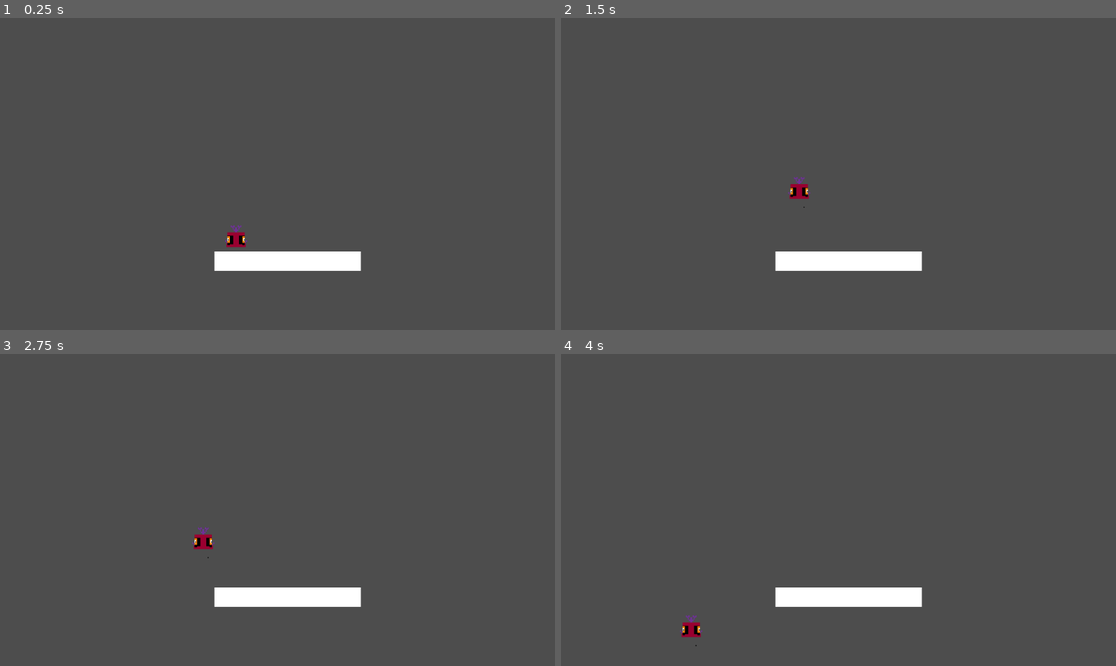
Above: before the commit, frames 1-4 (two rows, left to right).
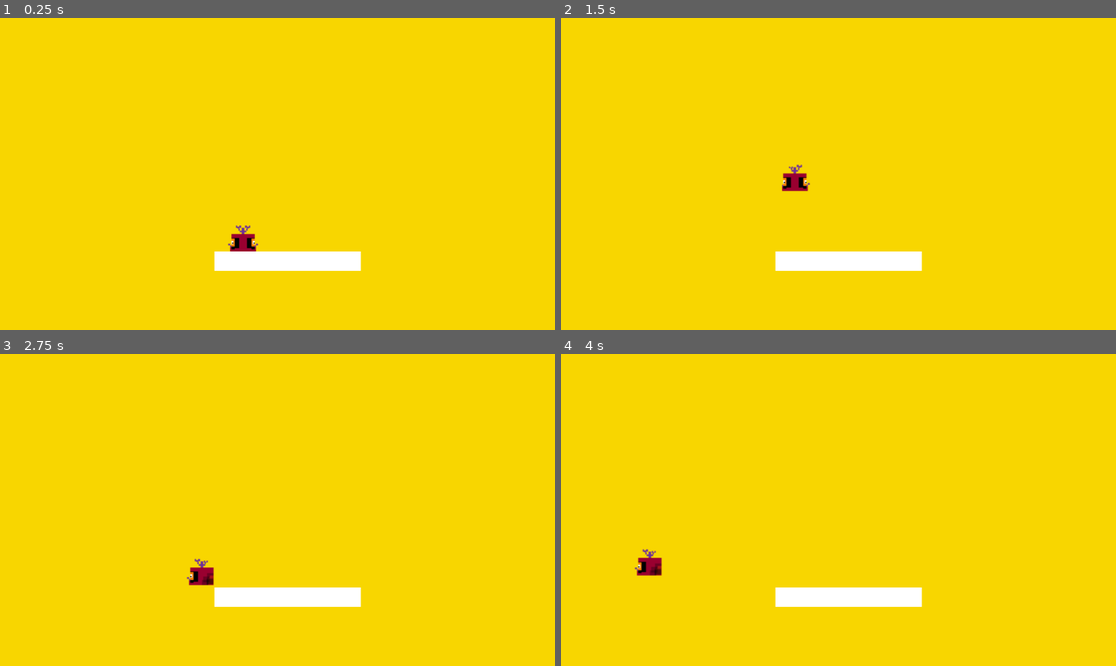
Above: after the commit, the same moments.

Repository: KimHana1/tarea-2-bichito-que-se-mueve
Game: Godot game, scene res://escenas/main.tscn
Two runs of this game, one before a commit and one after it. Both use one fixed random seed, a clock stepped at 60 frames per second and the inputs below. The project has no main scene, so this scene is started directly.
Inputs:
- Up to frame 1 (0.25 s): no input
- Up to frame 2 (1.5 s): tap D (der) at 0.6 s; tap W (enter) at 0.8, 1.35 s
- Up to frame 3 (2.75 s): tap D (der) at 1.55, 2.1 s; hold A (izq) from 2.03 s (still down); tap W (enter) at 2.3 s
- Up to frame 4 (4 s): release A (izq) at 2.78 s; tap W (enter) at 2.85, 3.8 s; tap D (der) at 3.05, 3.6 s

The runs differ from the first frame. In frame 1, 98% of the frame differs, in the area x 0-100%, y 0-100%; in frame 2, 98%; in frame 3, 98%; in frame 4, 98%.

Commit message:
animacion

Diff:
--- a/escenas/main.tscn
+++ b/escenas/main.tscn
@@ -5,8 +5,13 @@
 
 [node name="main" type="Node2D"]
 
+[node name="ColorRect" type="ColorRect" parent="."]
+offset_right = 1162.0
+offset_bottom = 666.0
+color = Color(0.971153, 0.837526, 0, 1)
+
 [node name="CharacterBody2D" parent="." instance=ExtResource("1_0xm2m")]
-position = Vector2(488, 457)
+position = Vector2(500, 453)
 
 [node name="StaticBody2D" parent="." instance=ExtResource("2_h2yge")]
 position = Vector2(445, 485)
--- a/escenas/player.tscn
+++ b/escenas/player.tscn
@@ -1,22 +1,98 @@
-[gd_scene load_steps=4 format=3 uid="uid://y20ivuwww5w4"]
+[gd_scene load_steps=14 format=3 uid="uid://y20ivuwww5w4"]
 
 [ext_resource type="Script" uid="uid://bu0stnvgojds4" path="res://scripts/character_body_2d.gd" id="1_kkt6c"]
-[ext_resource type="Texture2D" uid="uid://byrghx32tbbyy" path="res://assets/player/1.png" id="2_j7xnp"]
+[ext_resource type="Texture2D" uid="uid://c1sjrj11sxcpf" path="res://assets/Diseño sin título.png" id="2_t3yu4"]
+[ext_resource type="Texture2D" uid="uid://cspv7rfe0k75y" path="res://assets/D.png" id="3_k4kro"]
+[ext_resource type="Texture2D" uid="uid://bxjo41wllwca8" path="res://assets/i.png" id="4_6nxto"]
 
 [sub_resource type="CapsuleShape2D" id="CapsuleShape2D_hqtel"]
 radius = 24.0
-height = 82.0
+height = 100.798
+
+[sub_resource type="AtlasTexture" id="AtlasTexture_t3yu4"]
+atlas = ExtResource("2_t3yu4")
+region = Rect2(100, 0, 100, 100)
+
+[sub_resource type="AtlasTexture" id="AtlasTexture_r4hsq"]
+atlas = ExtResource("2_t3yu4")
+region = Rect2(0, 0, 100, 100)
+
+[sub_resource type="AtlasTexture" id="AtlasTexture_sacnx"]
+atlas = ExtResource("2_t3yu4")
+region = Rect2(200, 0, 100, 100)
+
+[sub_resource type="AtlasTexture" id="AtlasTexture_g1ak7"]
+atlas = ExtResource("3_k4kro")
+region = Rect2(0, 95, 100, 95)
+
+[sub_resource type="AtlasTexture" id="AtlasTexture_gd0y7"]
+atlas = ExtResource("3_k4kro")
+region = Rect2(100, 95, 100, 95)
+
+[sub_resource type="AtlasTexture" id="AtlasTexture_w7fad"]
+atlas = ExtResource("4_6nxto")
+region = Rect2(0, 95, 100, 95)
+
+[sub_resource type="AtlasTexture" id="AtlasTexture_n2wyw"]
+atlas = ExtResource("4_6nxto")
+region = Rect2(100, 95, 100, 95)
+
+[sub_resource type="SpriteFrames" id="SpriteFrames_rbrud"]
+animations = [{
+"frames": [{
+"duration": 1.0,
+"texture": SubResource("AtlasTexture_t3yu4")
+}, {
+"duration": 1.0,
+"texture": SubResource("AtlasTexture_r4hsq")
+}, {
+"duration": 1.0,
+"texture": SubResource("AtlasTexture_sacnx")
+}],
+"loop": true,
+"name": &"idle",
+"speed": 5.0
+}, {
+"frames": [{
+"duration": 1.0,
+"texture": SubResource("AtlasTexture_g1ak7")
+}, {
+"duration": 1.0,
+"texture": SubResource("AtlasTexture_gd0y7")
+}],
+"loop": true,
+"name": &"wd",
+"speed": 5.0
+}, {
+"frames": [{
+"duration": 1.0,
+"texture": SubResource("AtlasTexture_w7fad")
+}, {
+"duration": 1.0,
+"texture": SubResource("AtlasTexture_n2wyw")
+}],
+"loop": true,
+"name": &"wi",
+"speed": 5.0
+}]
 
 [node name="CharacterBody2D" type="CharacterBody2D"]
+position = Vector2(-2, 16)
 script = ExtResource("1_kkt6c")
+velocidad = 300
+salto = -380
+gravedad = 866
 metadata/_edit_group_ = true
-
-[node name="Sprite2D" type="Sprite2D" parent="."]
-position = Vector2(1, 2)
-scale = Vector2(1, 0.98)
-texture = ExtResource("2_j7xnp")
+metadata/_edit_horizontal_guides_ = [-16.0, 26.0]
+metadata/_edit_vertical_guides_ = [-31.0, 17.0, -25.0]
 
 [node name="CollisionShape2D" type="CollisionShape2D" parent="."]
-position = Vector2(1, -15)
-scale = Vector2(1.11955, 0.9143)
+position = Vector2(-2, -4)
+scale = Vector2(1.51955, 0.7143)
 shape = SubResource("CapsuleShape2D_hqtel")
+
+[node name="AnimatedSprite2D" type="AnimatedSprite2D" parent="."]
+position = Vector2(4, -4)
+scale = Vector2(0.996366, 0.871742)
+sprite_frames = SubResource("SpriteFrames_rbrud")
+animation = &"wi"
--- /dev/null
+++ b/piso movilxtscn.tscn
@@ -0,0 +1,15 @@
+[gd_scene load_steps=2 format=3 uid="uid://di4ntm046ecbv"]
+
+[sub_resource type="RectangleShape2D" id="RectangleShape2D_u31cm"]
+size = Vector2(47, 43)
+
+[node name="AnimatableBody2D" type="AnimatableBody2D"]
+
+[node name="CollisionShape2D" type="CollisionShape2D" parent="."]
+position = Vector2(19.5, 19.5)
+shape = SubResource("RectangleShape2D_u31cm")
+
+[node name="ColorRect" type="ColorRect" parent="."]
+offset_right = 40.0
+offset_bottom = 40.0
+color = Color(0.904568, 0.934256, 0.126198, 1)
--- a/scripts/character_body_2d.gd
+++ b/scripts/character_body_2d.gd
@@ -4,25 +4,39 @@
 @export var salto = -350
 @export var gravedad = 900
 
-var friccion = 100
-var aceleracion = 400
+@export var friccion = 100
+@export var aceleracion = 400
 
 var saltosRestantes = 2
 
+@onready var anim = $AnimatedSprite2D
+
+
 func _physics_process(delta):
-    if not is_on_floor():
-        velocity.y +=gravedad* delta
-    else:
-       saltosRestantes = 2
-    var direction = Input.get_axis("izq", "der")
+	if not is_on_floor():
+		velocity.y += gravedad * delta
+	else:
+		saltosRestantes = 2
 
-    if direction != 0:
-        velocity.x = move_toward(velocity.x, direction * velocidad, aceleracion * delta)
-    else:
-        velocity.x = move_toward(velocity.x, 0, friccion * delta)
+	var direction = Input.get_axis("izq", "der")
 
-    if Input.is_action_just_pressed("enter") and saltosRestantes > 0:
-        velocity.y = salto
-        saltosRestantes -= 1
+	if direction != 0:
+		velocity.x = move_toward(velocity.x, direction * velocidad, aceleracion * delta)
+	else:
+		velocity.x = move_toward(velocity.x, 0, friccion * delta)
 
-    move_and_slide()
+	if Input.is_action_just_pressed("enter") and saltosRestantes > 0:
+		velocity.y = salto
+		saltosRestantes -= 1
+
+	move_and_slide()
+
+	var nueva_animacion = "idle"
+
+	if velocity.x > 0:
+		nueva_animacion = "wd"
+	elif velocity.x < 0:
+		nueva_animacion = "wi"
+
+	if anim.animation != nueva_animacion:
+		anim.play(nueva_animacion)
Binary file added: assets/D.png
Not shown, changed: assets/D.png.import
Binary file added: assets/Diseño sin título.png
Not shown, changed: assets/Diseño sin título.png.import
Binary file added: assets/i.png
Not shown, changed: assets/i.png.import
Renamed: assets/player/1.png -> assets/idle/1.png
Not shown, added: assets/idle/1.png.import
Renamed: assets/player/1w.png -> assets/idle/1w.png
Not shown, added: assets/idle/1w.png.import
Renamed: assets/player/2w.png -> assets/idle/2w.png
Not shown, added: assets/idle/2w.png.import
(and 8 more such lines)
